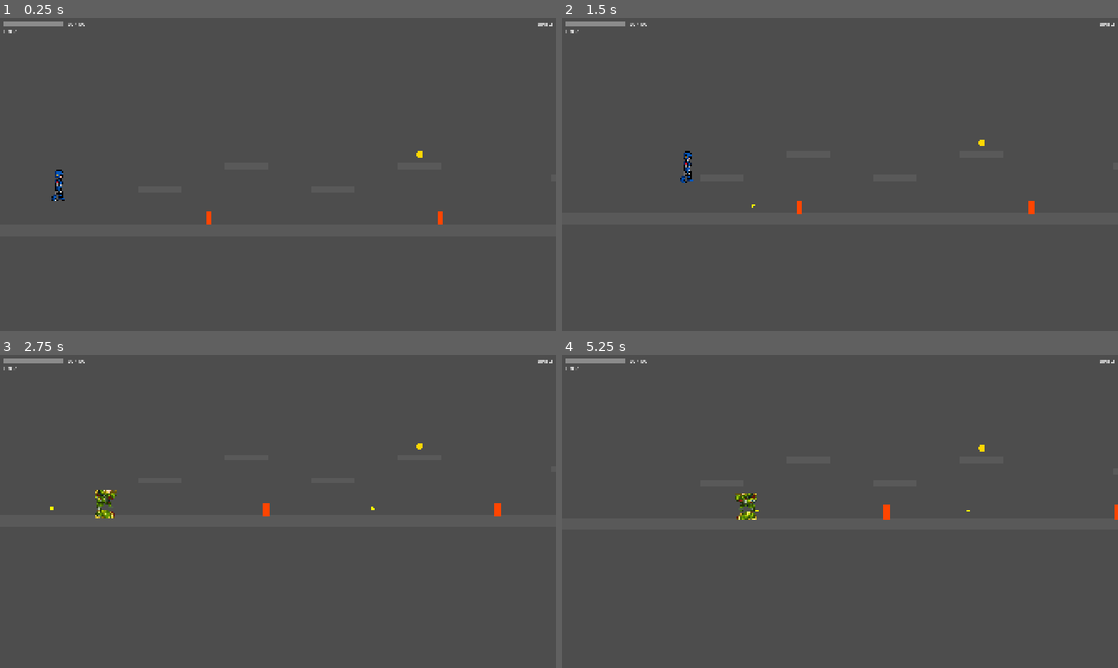
Above: before the commit, frames 1-4 (two rows, left to right).
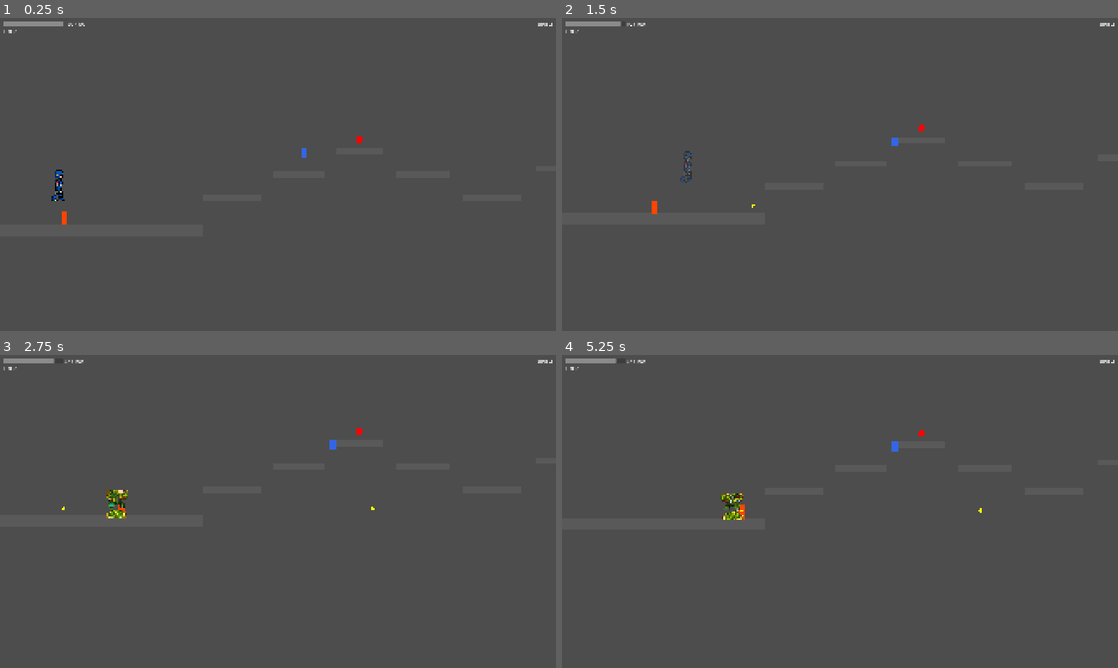
Above: after the commit, the same moments.

Repository: joaoramos00/NullvexGame
Game: Godot game, scene res://stages/stage_05/stage_05.tscn
Two runs of this game, one before a commit and one after it. Both use one fixed random seed, a clock stepped at 60 frames per second and the inputs below. This scene is started directly instead of the project's main scene.
Inputs (mouse positions are in pixels of both pictures, inside the frame that each line leads up to):
- Up to frame 1 (0.25 s): no input
- Up to frame 2 (1.5 s): move the mouse to (962, 158) at 0.52 s; hold Right (move_right) from 0.53 s (still down); tap Z (attack) at 0.6 s; click (962, 158) at 0.67 s; tap Space (jump) at 0.77 s; move the mouse to (728, 190) at 1.27 s; tap X (dash) at 1.35 s
- Up to frame 3 (2.75 s): tap Space (jump) at 1.52 s; move the mouse to (333, 442) at 2.02 s; release Right (move_right) at 2.03 s; hold Left (move_left) from 2.03 s (still down); tap Z (attack) at 2.1 s
- Up to frame 4 (5.25 s): move the mouse to (812, 574) at 2.77 s; release Left (move_left) at 2.78 s; hold Right (move_right) 2.78-4.28 s; tap X (dash) at 2.85, 4.35 s; click (812, 574) at 2.92 s; tap Space (jump) at 3.02, 3.77, 4.52 s; move the mouse to (1006, 558) at 3.52 s; tap Z (attack) at 3.6, 5.1 s; move the mouse to (673, 464) at 4.27 s; hold Left (move_left) 4.28-5.03 s; move the mouse to (867, 511) at 5.02 s; hold Right (move_right) from 5.03 s (still down); click (867, 511) at 5.17 s

The runs differ from the first frame. In frame 1, 0.2% of the frame differs, in the area x 11-80%, y 37-66%; in frame 2, 0.4%; in frame 3, 0.7%, in the area x 9-91%, y 1-53%; in frame 4, 0.7%.
Error in both runs: Invalid access to property or key 'body_entered' on a base object of type 'null instance'. (res://characters/enemies/enemy_base.gd:26)

Commit message:
feat: layout stage 05 - travessia aérea (Galerix)

Diff:
--- a/stages/stage_05/stage_05.tscn
+++ b/stages/stage_05/stage_05.tscn
@@ -12,34 +12,50 @@
 [ext_resource type="PackedScene" uid="uid://enemy_base" path="res://characters/enemies/enemy_base.tscn" id="10_grunt"]
 [ext_resource type="PackedScene" uid="uid://enemy_flyer" path="res://characters/enemies/enemy_flyer.tscn" id="11_flyer"]
 
-[sub_resource type="RectangleShape2D" id="Floor"]
-size = Vector2(5400, 40)
+[sub_resource type="RectangleShape2D" id="FloorStart"]
+size = Vector2(700, 40)
 
-[sub_resource type="RectangleShape2D" id="PA"]
-size = Vector2(150, 20)
+[sub_resource type="RectangleShape2D" id="FloorLand"]
+size = Vector2(500, 40)
 
-[sub_resource type="RectangleShape2D" id="PB"]
-size = Vector2(150, 20)
+[sub_resource type="RectangleShape2D" id="FloorBoss"]
+size = Vector2(1200, 40)
 
-[sub_resource type="RectangleShape2D" id="PC"]
-size = Vector2(150, 20)
-
-[sub_resource type="RectangleShape2D" id="PD"]
-size = Vector2(150, 20)
-
-[sub_resource type="RectangleShape2D" id="PE"]
+[sub_resource type="RectangleShape2D" id="AP1"]
 size = Vector2(200, 20)
 
-[sub_resource type="RectangleShape2D" id="PF"]
-size = Vector2(150, 20)
+[sub_resource type="RectangleShape2D" id="AP2"]
+size = Vector2(180, 20)
 
-[sub_resource type="RectangleShape2D" id="PG"]
+[sub_resource type="RectangleShape2D" id="AP3"]
+size = Vector2(160, 20)
+
+[sub_resource type="RectangleShape2D" id="AP4"]
+size = Vector2(180, 20)
+
+[sub_resource type="RectangleShape2D" id="AP5"]
 size = Vector2(200, 20)
 
-[sub_resource type="RectangleShape2D" id="PH"]
-size = Vector2(150, 20)
+[sub_resource type="RectangleShape2D" id="AP6"]
+size = Vector2(160, 20)
+
+[sub_resource type="RectangleShape2D" id="AP7"]
+size = Vector2(180, 20)
+
+[sub_resource type="RectangleShape2D" id="AP8"]
+size = Vector2(180, 20)
+
+[sub_resource type="RectangleShape2D" id="AP9"]
+size = Vector2(200, 20)
+
+[sub_resource type="RectangleShape2D" id="AP10"]
+size = Vector2(180, 20)
+
+[sub_resource type="RectangleShape2D" id="AP11"]
+size = Vector2(200, 20)
 
 [node name="Stage05" type="Node2D"]
+platform_color = Color(0.2, 0.8, 0.5, 1)
 script = ExtResource("1_script")
 
 [node name="PlayerSpawn" type="Node2D" parent="."]
@@ -48,78 +64,94 @@
 [node name="StageController" parent="." instance=ExtResource("2_sc")]
 
 [node name="Checkpoint1" parent="." instance=ExtResource("3_cp")]
-position = Vector2(2000, 490)
+position = Vector2(1700, 420)
 checkpoint_index = 1
 
 [node name="Checkpoint2" parent="." instance=ExtResource("3_cp")]
-position = Vector2(3800, 490)
+position = Vector2(3300, 490)
 checkpoint_index = 2
 
-[node name="Floor" type="StaticBody2D" parent="."]
-position = Vector2(2600, 560)
+[node name="FloorStart" type="StaticBody2D" parent="."]
+position = Vector2(350, 560)
+[node name="CollisionShape2D" type="CollisionShape2D" parent="FloorStart"]
+shape = SubResource("FloorStart")
 
-[node name="CollisionShape2D" type="CollisionShape2D" parent="Floor"]
-shape = SubResource("Floor")
+[node name="FloorLand" type="StaticBody2D" parent="."]
+position = Vector2(3450, 560)
+[node name="CollisionShape2D" type="CollisionShape2D" parent="FloorLand"]
+shape = SubResource("FloorLand")
 
-[node name="PlatformA" type="StaticBody2D" parent="."]
-position = Vector2(550, 420)
+[node name="FloorBoss" type="StaticBody2D" parent="."]
+position = Vector2(4700, 560)
+[node name="CollisionShape2D" type="CollisionShape2D" parent="FloorBoss"]
+shape = SubResource("FloorBoss")
 
-[node name="CollisionShape2D" type="CollisionShape2D" parent="PlatformA"]
-shape = SubResource("PA")
+[node name="AerialPlat1" type="StaticBody2D" parent="."]
+position = Vector2(800, 450)
+[node name="CollisionShape2D" type="CollisionShape2D" parent="AerialPlat1"]
+shape = SubResource("AP1")
 
-[node name="PlatformB" type="StaticBody2D" parent="."]
-position = Vector2(850, 340)
+[node name="AerialPlat2" type="StaticBody2D" parent="."]
+position = Vector2(1030, 370)
+[node name="CollisionShape2D" type="CollisionShape2D" parent="AerialPlat2"]
+shape = SubResource("AP2")
 
-[node name="CollisionShape2D" type="CollisionShape2D" parent="PlatformB"]
-shape = SubResource("PB")
+[node name="AerialPlat3" type="StaticBody2D" parent="."]
+position = Vector2(1240, 290)
+[node name="CollisionShape2D" type="CollisionShape2D" parent="AerialPlat3"]
+shape = SubResource("AP3")
 
-[node name="PlatformC" type="StaticBody2D" parent="."]
-position = Vector2(1150, 420)
+[node name="AerialPlat4" type="StaticBody2D" parent="."]
+position = Vector2(1460, 370)
+[node name="CollisionShape2D" type="CollisionShape2D" parent="AerialPlat4"]
+shape = SubResource("AP4")
 
-[node name="CollisionShape2D" type="CollisionShape2D" parent="PlatformC"]
-shape = SubResource("PC")
+[node name="AerialPlat5" type="StaticBody2D" parent="."]
+position = Vector2(1700, 450)
+[node name="CollisionShape2D" type="CollisionShape2D" parent="AerialPlat5"]
+shape = SubResource("AP5")
 
-[node name="PlatformD" type="StaticBody2D" parent="."]
-position = Vector2(1450, 340)
+[node name="AerialPlat6" type="StaticBody2D" parent="."]
+position = Vector2(1930, 350)
+[node name="CollisionShape2D" type="CollisionShape2D" parent="AerialPlat6"]
+shape = SubResource("AP6")
 
-[node name="CollisionShape2D" type="CollisionShape2D" parent="PlatformD"]
-shape = SubResource("PD")
+[node name="AerialPlat7" type="StaticBody2D" parent="."]
+position = Vector2(2150, 260)
+[node name="CollisionShape2D" type="CollisionShape2D" parent="AerialPlat7"]
+shape = SubResource("AP7")
 
-[node name="PlatformE" type="StaticBody2D" parent="."]
-position = Vector2(2000, 380)
+[node name="AerialPlat8" type="StaticBody2D" parent="."]
+position = Vector2(2390, 360)
+[node name="CollisionShape2D" type="CollisionShape2D" parent="AerialPlat8"]
+shape = SubResource("AP8")
 
-[node name="CollisionShape2D" type="CollisionShape2D" parent="PlatformE"]
-shape = SubResource("PE")
+[node name="AerialPlat9" type="StaticBody2D" parent="."]
+position = Vector2(2630, 450)
+[node name="CollisionShape2D" type="CollisionShape2D" parent="AerialPlat9"]
+shape = SubResource("AP9")
 
-[node name="PlatformF" type="StaticBody2D" parent="."]
-position = Vector2(2600, 300)
+[node name="AerialPlat10" type="StaticBody2D" parent="."]
+position = Vector2(2870, 370)
+[node name="CollisionShape2D" type="CollisionShape2D" parent="AerialPlat10"]
+shape = SubResource("AP10")
 
-[node name="CollisionShape2D" type="CollisionShape2D" parent="PlatformF"]
-shape = SubResource("PF")
-
-[node name="PlatformG" type="StaticBody2D" parent="."]
-position = Vector2(3200, 380)
-
-[node name="CollisionShape2D" type="CollisionShape2D" parent="PlatformG"]
-shape = SubResource("PG")
-
-[node name="PlatformH" type="StaticBody2D" parent="."]
-position = Vector2(3600, 300)
-
-[node name="CollisionShape2D" type="CollisionShape2D" parent="PlatformH"]
-shape = SubResource("PH")
+[node name="AerialPlat11" type="StaticBody2D" parent="."]
+position = Vector2(3100, 460)
+[node name="CollisionShape2D" type="CollisionShape2D" parent="AerialPlat11"]
+shape = SubResource("AP11")
 
 [node name="Heart" parent="." instance=ExtResource("4_col")]
-position = Vector2(2000, 340)
+position = Vector2(1240, 250)
 stage_id = 5
 
 [node name="ArmorZaelArms" parent="." instance=ExtResource("4_col")]
-position = Vector2(1450, 300)
+position = Vector2(2150, 220)
 collectible_type = 2
 armor_piece = "arms"
 
 [node name="ClawsZara" parent="." instance=ExtResource("4_col")]
-position = Vector2(3200, 340)
+position = Vector2(2870, 330)
 collectible_type = 5
 ability_id = "claws"
 
@@ -130,19 +162,25 @@
 arena_floor = 540.0
 
 [node name="Grunt1" parent="." instance=ExtResource("10_grunt")]
-position = Vector2(700, 490)
+position = Vector2(200, 490)
 
 [node name="Grunt2" parent="." instance=ExtResource("10_grunt")]
-position = Vector2(1500, 490)
+position = Vector2(3350, 490)
 
 [node name="Grunt3" parent="." instance=ExtResource("10_grunt")]
-position = Vector2(2800, 490)
+position = Vector2(3600, 490)
 
 [node name="Grunt4" parent="." instance=ExtResource("10_grunt")]
-position = Vector2(3500, 490)
+position = Vector2(3800, 490)
 
 [node name="Flyer1" parent="." instance=ExtResource("11_flyer")]
-position = Vector2(2200, 300)
+position = Vector2(1030, 300)
+
+[node name="Flyer2" parent="." instance=ExtResource("11_flyer")]
+position = Vector2(2150, 200)
+
+[node name="Flyer3" parent="." instance=ExtResource("11_flyer")]
+position = Vector2(2870, 300)
 
 [node name="HUD" parent="." instance=ExtResource("5_hud")]
 [node name="PauseMenu" parent="." instance=ExtResource("6_pause")]
